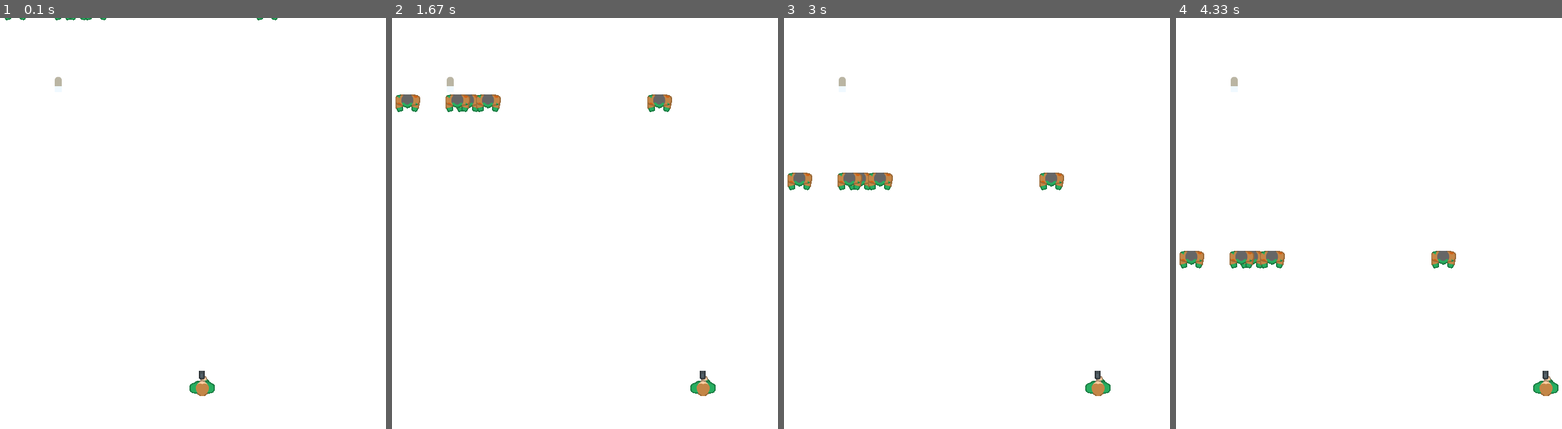
Above: before the commit, frames 1-4 (left to right).
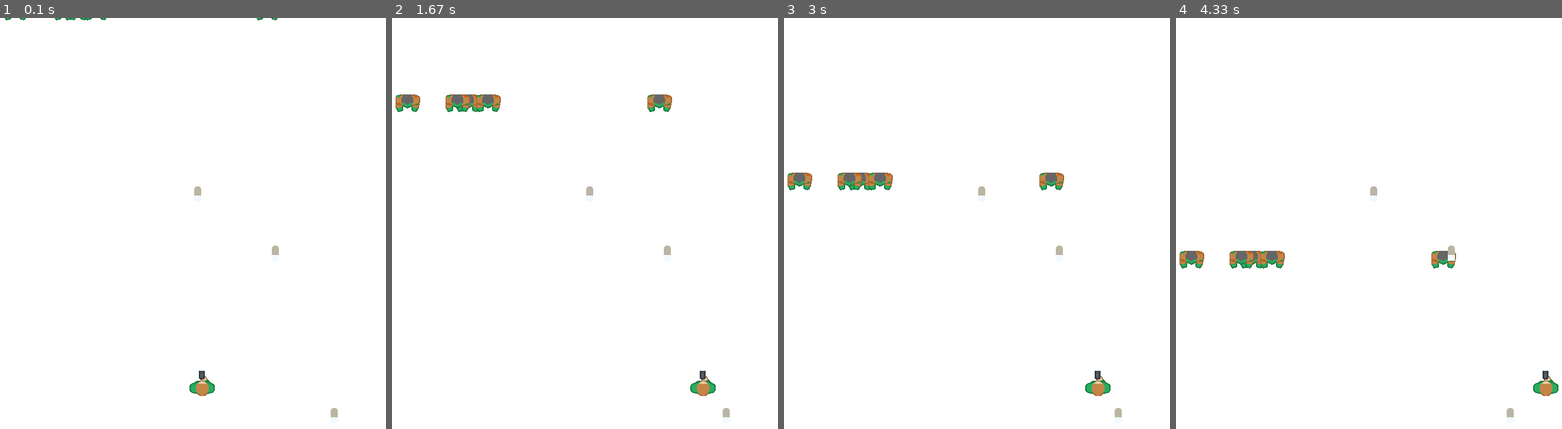
Above: after the commit, the same moments.

Repository: CodingDino/FifeCollege-pygame-shooter
Game: pygame game, started from Shooter.py
Two runs of this game, one before a commit and one after it. Both use one fixed random seed, a clock stepped at 60 frames per second and the inputs below.
Inputs:
- Up to frame 1 (0.1 s): no input
- Up to frame 2 (1.67 s): hold Right 0.33-0.8 s; hold Right 0.83-1.3 s; hold Left from 1.33 s (still down)
- Up to frame 3 (3 s): release Left at 1.87 s; hold Left 1.9-2.3 s; hold Right 2.33-2.97 s
- Up to frame 4 (4.33 s): hold Left 3-3.47 s; hold Right 3.5-3.97 s; hold Right from 4 s (still down)

The runs differ from the first frame. In frame 1, 0.2% of the frame differs, in the area x 14-88%, y 14-98%; in frame 2, 0.2%; in frame 3, 0.2%; in frame 4, 0.2%.

Commit message:
Spawn 3 random bullets

Diff:
--- a/Shooter.py
+++ b/Shooter.py
@@ -57,8 +57,13 @@
 
 # Set up bullets
 bulletImage = pygame.image.load("images/bullet.png")
-bulletPos = [100, 100]
-
+bulletPosList = []
+NUM_BULLETS = 3
+for i in range(NUM_BULLETS):
+    newBulletX = random.randint(0,WINDOWWIDTH-bulletImage.get_width())
+    newBulletY = random.randint(0,WINDOWHEIGHT-bulletImage.get_height())
+    bulletPosList.append([newBulletX,newBulletY])
+# END for loop for bullet spawning
 
 # --------------------------------------
 
@@ -146,7 +151,10 @@
         screen.blit(enemyImage,enemyPos)
     # END for loop for enemy drawing
 
-    screen.blit(bulletImage,bulletPos)
+    # Draw all of the bullets
+    for bulletPos in bulletPosList:
+        screen.blit(bulletImage,bulletPos)
+    # END for loop for enemy drawing
 
     # Flip the display to put it all onscreen
     pygame.display.flip()
